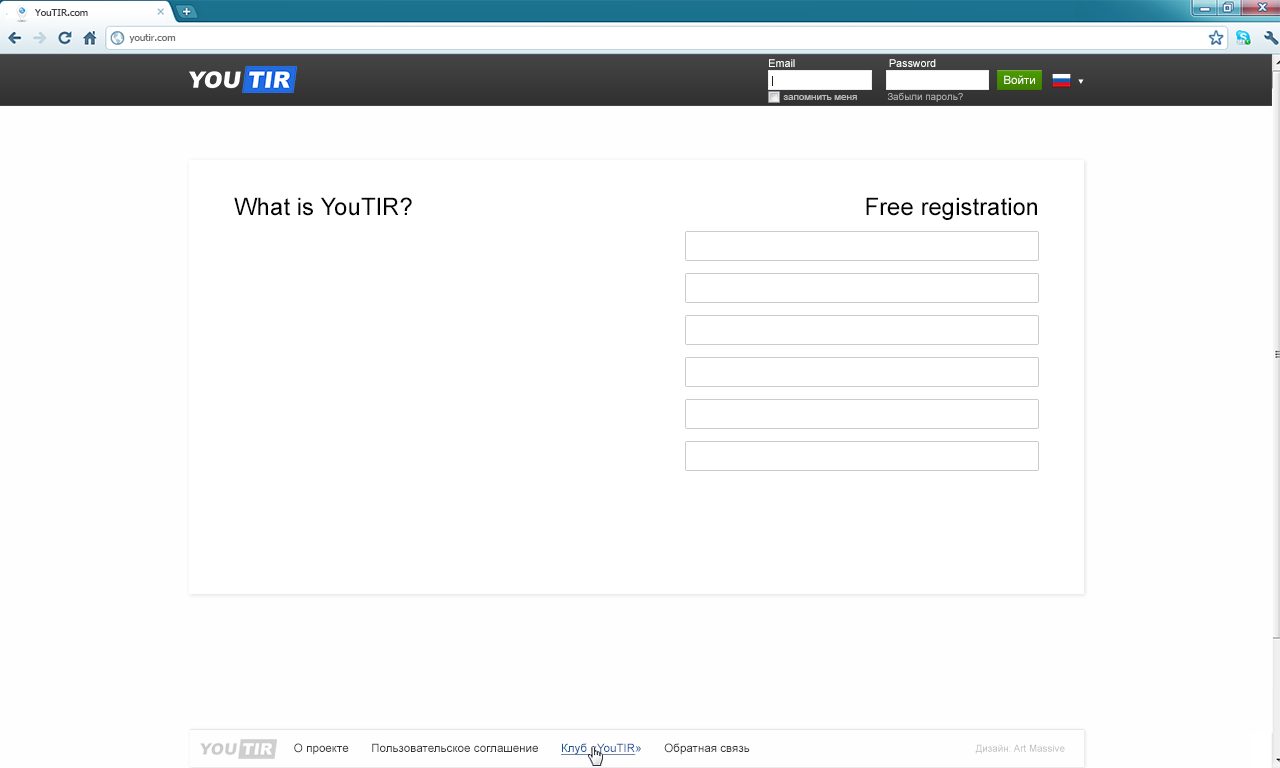
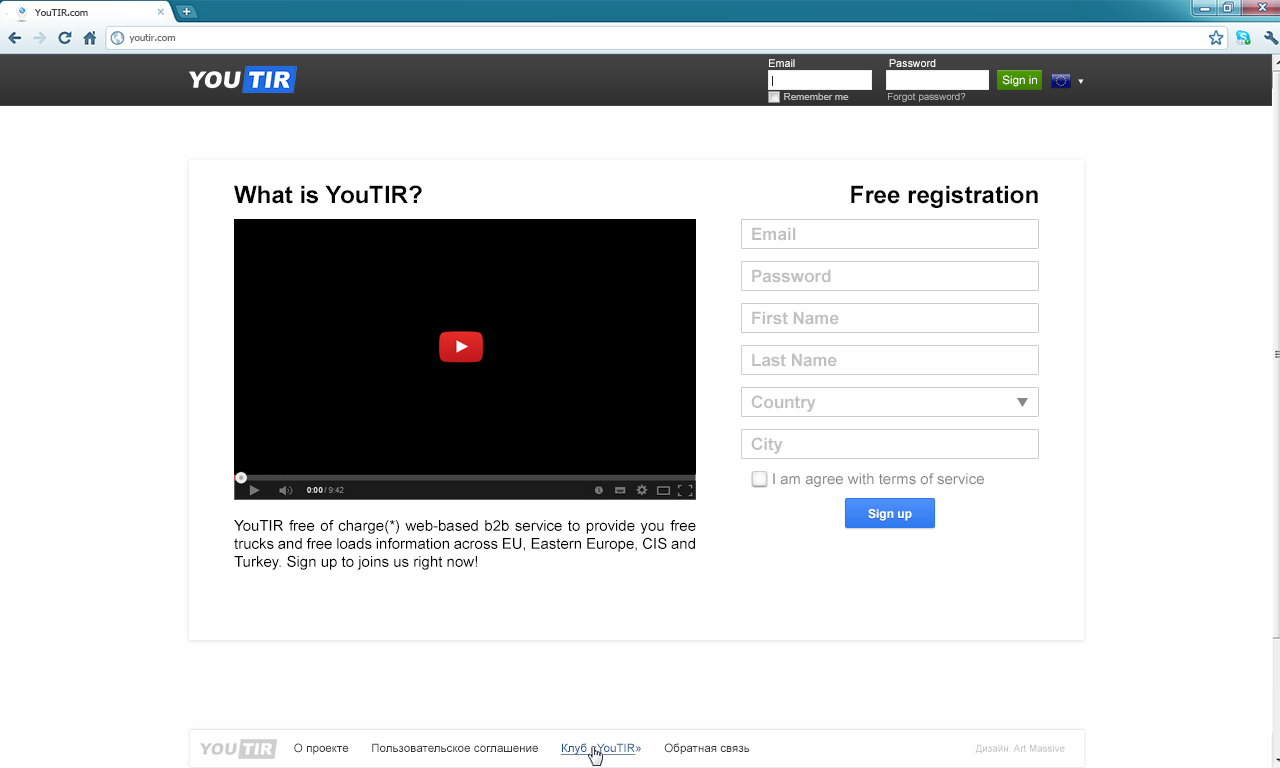
Before/after of a 1280 x 768 layered artwork. What changed in the layer stack:
renamed "запомнить меня" to "Remember me", painted on it over box(783, 93, 857, 100)
renamed "Забыли пароль?" to "Forgot password?", painted on it over box(887, 92, 966, 102)
painted on "What is YouTIR?" over box(234, 185, 422, 216)
added layer "Layer 12" in group "Page content" over box(234, 219, 696, 500)
added layer "YouTIR free of charge(*) web-based b2b service to provide you f" in group "Page content" over box(234, 520, 696, 570)
painted on "Free registration" over box(851, 185, 1038, 220)
added layer "I am agree with terms of service" in group "Reg form" over box(773, 473, 984, 487)
added layer "Sign up" (1st of 2, in "Page content" › "Reg form") (30%) in group "Reg form" over box(868, 509, 912, 521)
added layer "Sign up" (2nd of 2, in "Page content" › "Reg form") in group "Reg form" over box(868, 509, 912, 521)
added layer "bttn active" in group "Reg form" over box(845, 498, 935, 528)
added layer "City" in group "Reg form" over box(751, 437, 783, 454)
added layer "Country" in group "Reg form" over box(751, 395, 816, 412)
added layer "Last Name" in group "Reg form" over box(752, 353, 837, 367)
added layer "First Name" in group "Reg form" over box(752, 311, 839, 325)
added layer "Password" (2nd of 2, in "Page content" › "Reg form") in group "Reg form" over box(752, 269, 831, 283)
added layer "Email" (2nd of 2, in "Page content" › "Reg form") in group "Reg form" over box(752, 227, 796, 241)
painted on "email field" over box(685, 219, 1039, 261)
painted on "Password field" over box(685, 261, 1039, 303)
painted on "email field copy" over box(685, 303, 1039, 345)
painted on "Password field copy" over box(685, 345, 1039, 387)
painted on "email field copy 2" over box(685, 387, 1039, 429)
painted on "Password field copy 2" over box(685, 429, 1039, 471)
painted on "Shape 6 copy 2" over box(189, 594, 1084, 598)
…and 5 more changes (3 added, 1 painted, 1 renamed, 1 visibility)
